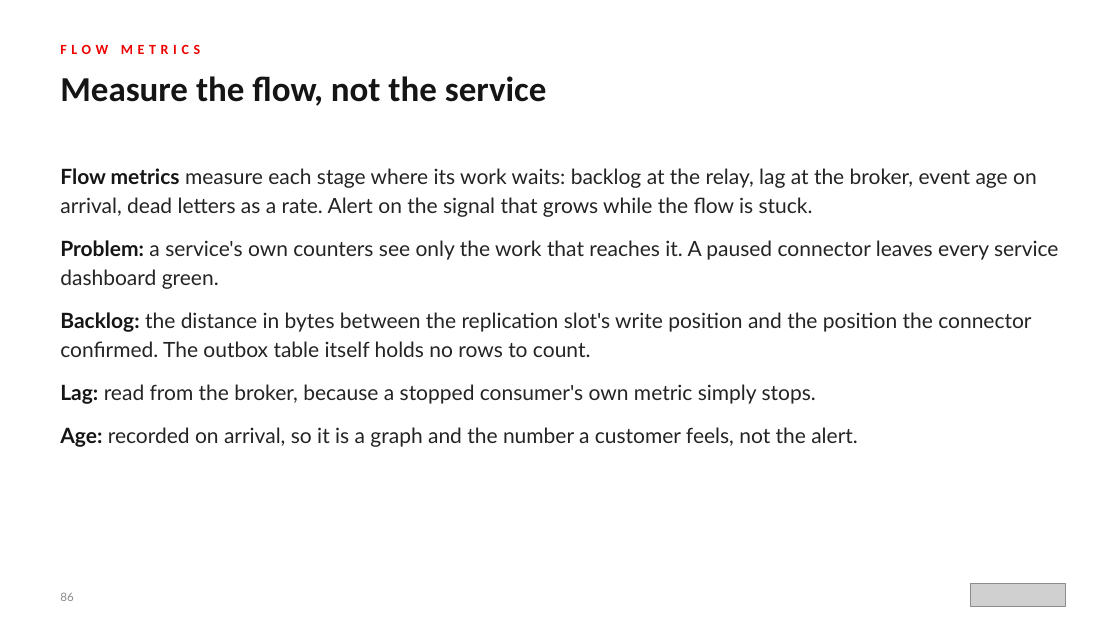
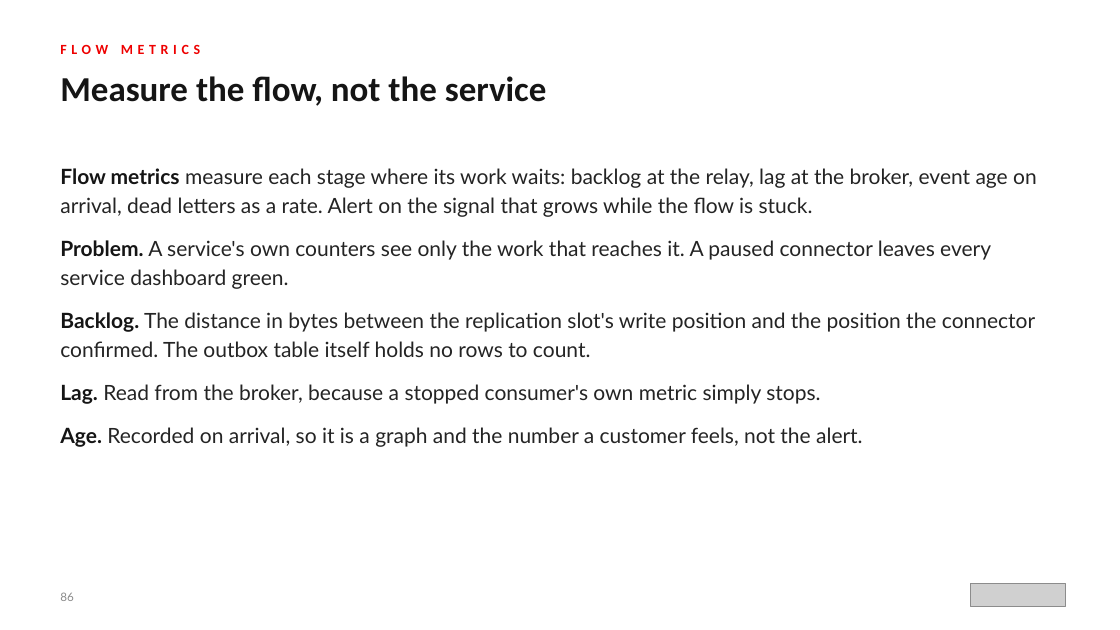
Before and after one commit to patterncatalyst/event-driven-patterns-with-quarkus-and-camel, a slide deck: slide 86 of lgtm-presentation/Event-Driven-Patterns-with-Quarkus-and-Camel.pptx. Drawn at 1120x630 pixels with LibreOffice and Linux fonts; fonts in the diff are those of the drawing; grey boxes stand for pictures. Boxes give left, top, right and bottom in pixels: in the first picture for what was removed or moved away, otherwise in the second. Text is boxed around its words. In the diff, an @@ line names an element or a change of style, - is before the commit and + after.

```diff
--- a/lgtm-presentation/Event-Driven-Patterns-with-Quarkus-and-Camel.pptx
+++ b/lgtm-presentation/Event-Driven-Patterns-with-Quarkus-and-Camel.pptx
@@ text at box(60, 240, 1035, 447): text changed @@
-● Problem: a service's own counters see only the work that reaches it. A paused connector leaves every service dashboard green.
-● Backlog: the distance in bytes between the replication slot's write position and the position the connector confirmed. The outbox table itself holds no rows to count.
-● Lag: read from the broker, because a stopped consumer's own metric simply stops.
-● Age: recorded on arrival, so it is a graph and the number a customer feels, not the alert.
+● Problem. A service's own counters see only the work that reaches it. A paused connector leaves every service dashboard green.
+● Backlog. The distance in bytes between the replication slot's write position and the position the connector confirmed. The outbox table itself holds no rows to count.
+● Lag. Read from the broker, because a stopped consumer's own metric simply stops.
+● Age. Recorded on arrival, so it is a graph and the number a customer feels, not the alert.
```
Also in this commit, not shown: 27 other slides changed, 22 other files.
